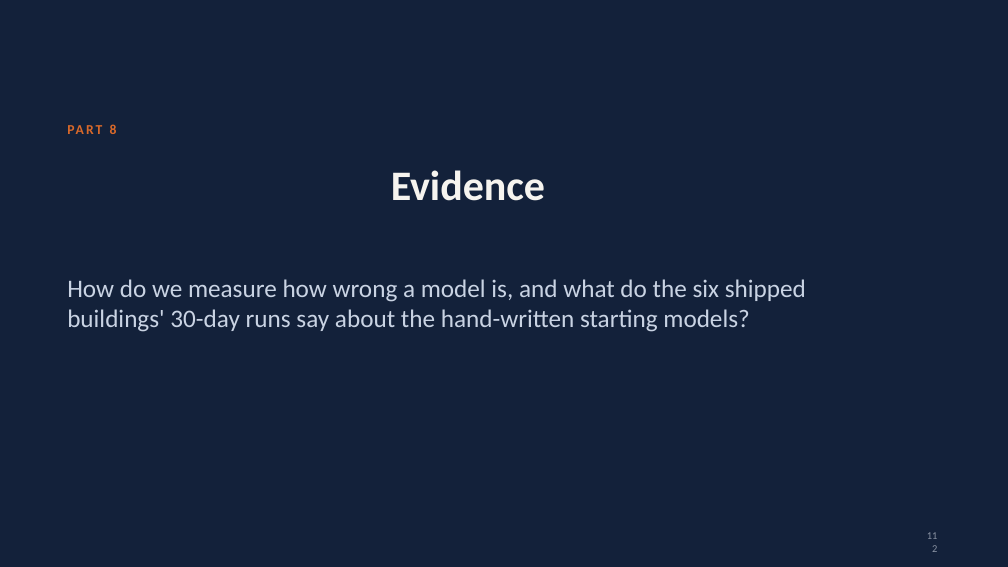
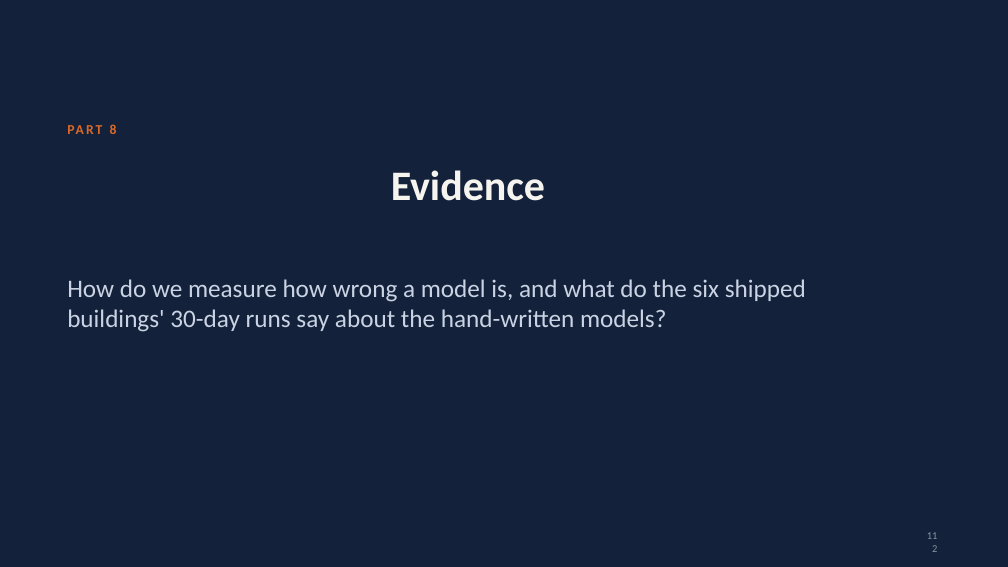
Before and after one commit to srivathsanb14/working-code, a slide deck: slide 112 of docs/One_Controller_for_Every_Building.pptx. Drawn at 1008x567 pixels with LibreOffice and Linux fonts; fonts in the diff are those of the drawing. Boxes give left, top, right and bottom in pixels: in the first picture for what was removed or moved away, otherwise in the second. Text is boxed around its words. In the diff, an @@ line names an element or a change of style, - is before the commit and + after.

```diff
--- a/docs/One_Controller_for_Every_Building.pptx
+++ b/docs/One_Controller_for_Every_Building.pptx
@@ text at box(67, 279, 806, 332): text changed @@
-How do we measure how wrong a model is, and what do the six shipped buildings' 30-day runs say about the hand-written starting models?
+How do we measure how wrong a model is, and what do the six shipped buildings' 30-day runs say about the hand-written models?
```
Also in this commit, not shown: 19 other slides changed, 5 other files.
